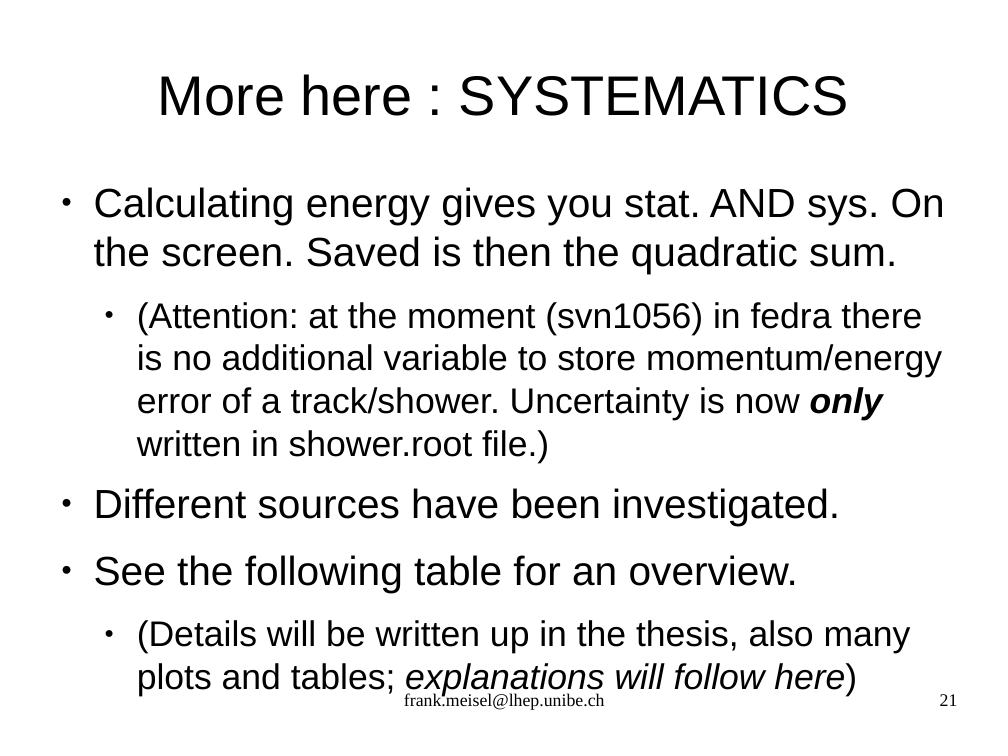
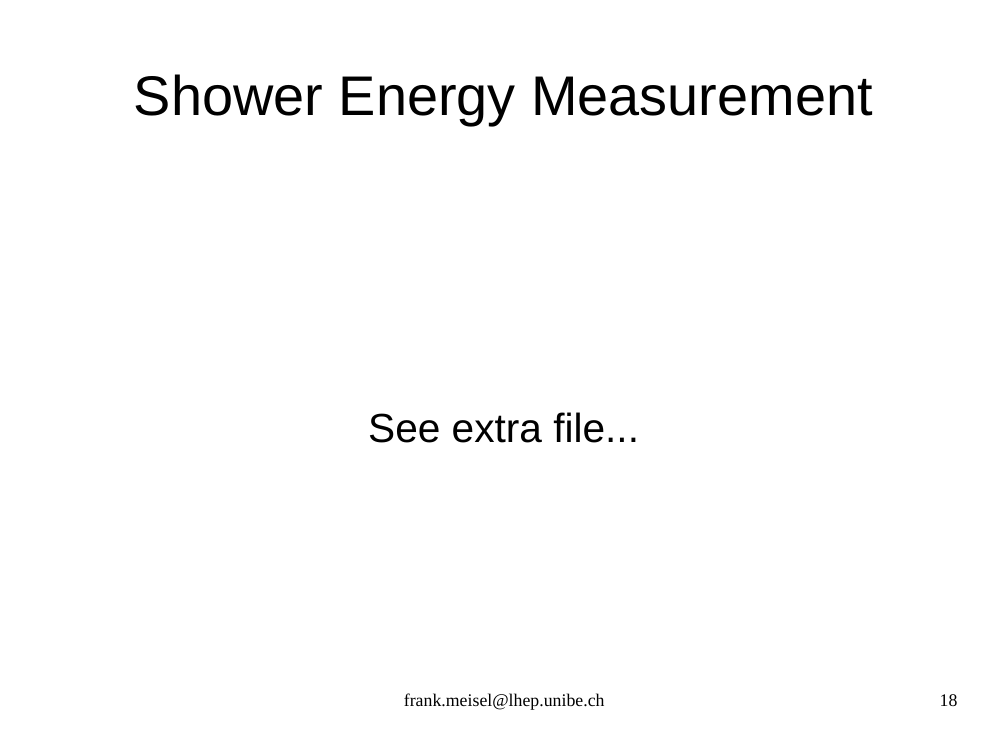
Before and after one commit to antonioiuliano2/fedra, a slide deck: slide 18 of src/libShower/documentation/libShowerMANUAL.odp (slide 21 before the commit). Drawn at 1008x756 pixels with LibreOffice and Linux fonts; fonts in the diff are those of the drawing. Boxes give left, top, right and bottom in pixels: in the first picture for what was removed or moved away, otherwise in the second. Text is boxed around its words. In the diff, an @@ line names an element or a change of style, - is before the commit and + after.

```diff
--- a/src/libShower/documentation/libShowerMANUAL.odp
+++ b/src/libShower/documentation/libShowerMANUAL.odp
@@ title at bbox=[134, 74, 872, 125]: text changed @@
-More here : SYSTEMATICS
+Shower Energy Measurement
@@ subtitle "See extra file..." at bbox=[368, 412, 639, 443]: vertical alignment top to middle @@
@@ subtitle at bbox=[368, 412, 639, 443]: text changed; size 28 to 32 pt @@
-● Calculating energy gives you stat. AND sys. On the screen. Saved is then the quadratic sum.
-  ● (Attention: at the moment (svn1056) in fedra there is no additional variable to store momentum/energy error of a track/shower. Uncertainty is now only written in shower.root file.)
-● Different sources have been investigated.
-● See the following table for an overview.
-  ● (Details will be written up in the thesis, also many plots and tables; explanations will follow here)
+See extra file...
@@ page number at bbox=[940, 694, 958, 706]: text changed @@
-21
+18
```
Also in this commit, not shown: 18 other slides changed, 4 slides added, 12 slides removed, 3 other files.
